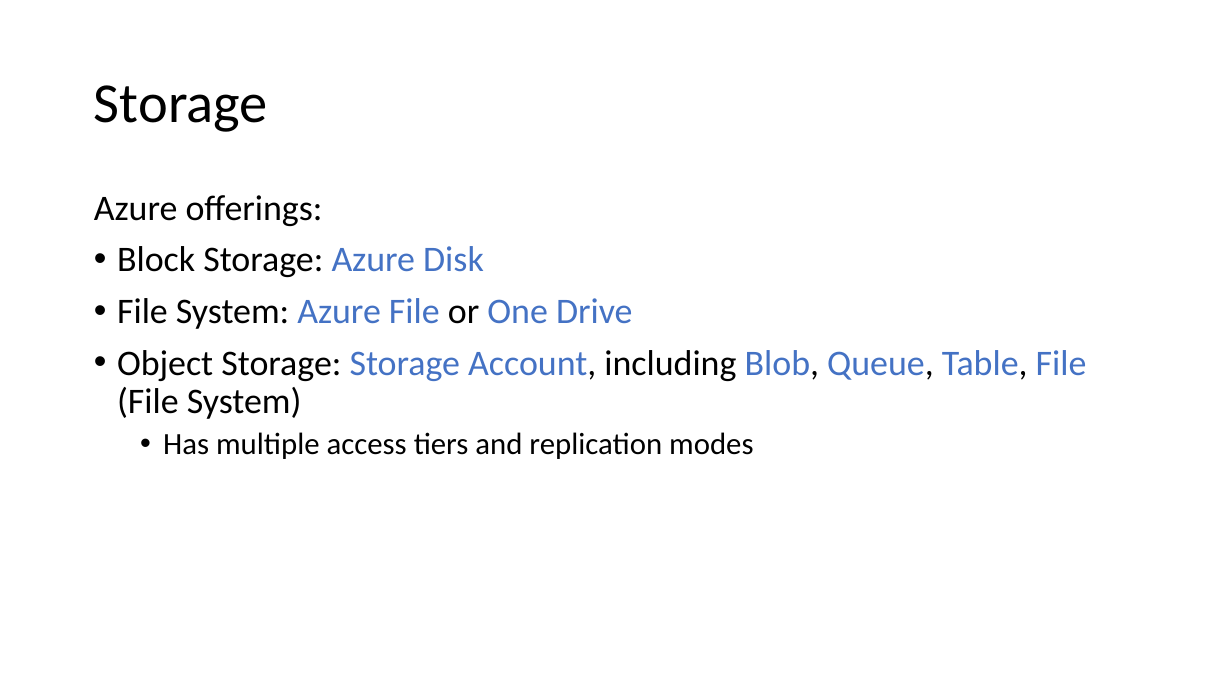
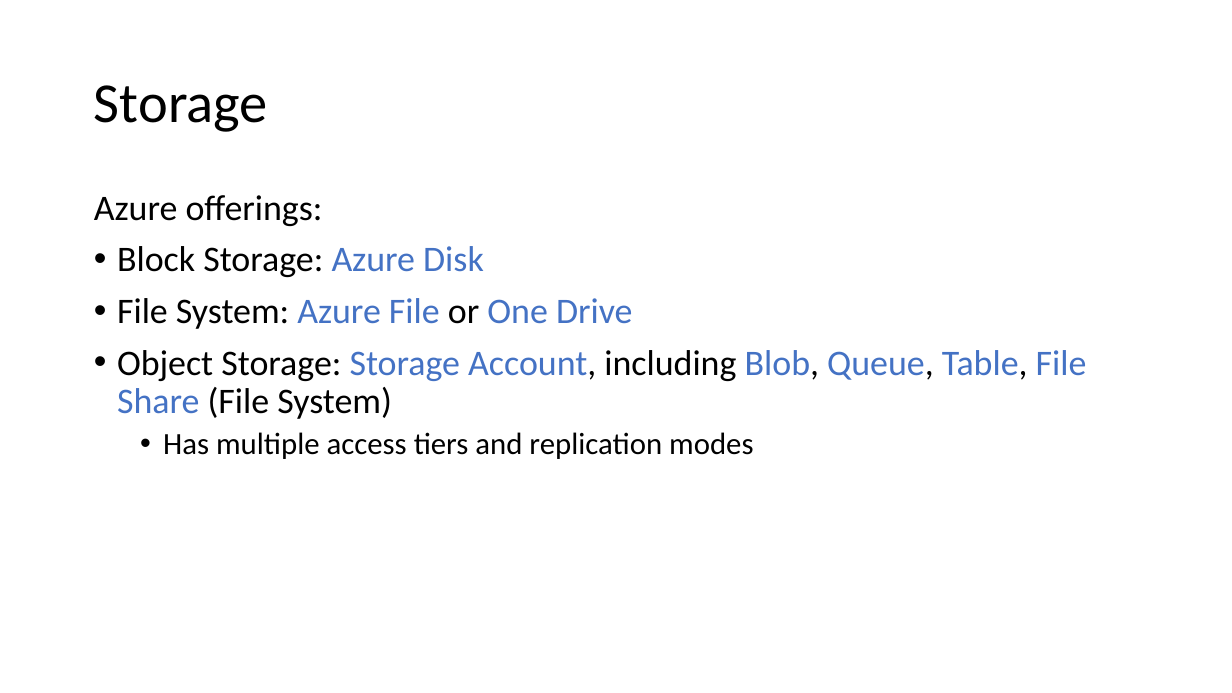
Before and after one commit to v1r7u/cloud_computing_old, a slide deck: slide 25 of presentations/03_Core_Services.pptx (slide 24 before the commit). Drawn at 1232x693 pixels with LibreOffice and Linux fonts; fonts in the diff are those of the drawing. Boxes give left, top, right and bottom in pixels: in the first picture for what was removed or moved away, otherwise in the second. Text is boxed around its words. In the diff, an @@ line names an element or a change of style, - is before the commit and + after.

```diff
--- a/presentations/03_Core_Services.pptx
+++ b/presentations/03_Core_Services.pptx
@@ text at box(117, 350, 1087, 419): text changed @@
-• Object Storage: Storage Account, including Blob, Queue, Table, File (File System)
+• Object Storage: Storage Account, including Blob, Queue, Table, File Share (File System)
```
Also in this commit, not shown: 2 other slides changed, 1 slide added, 3 other files.
